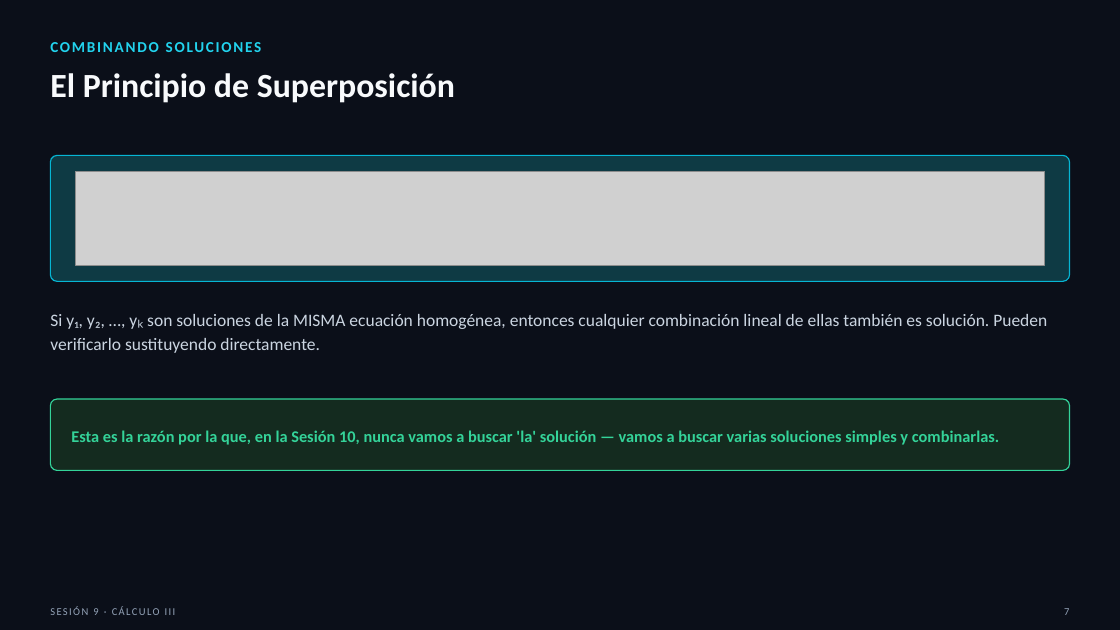
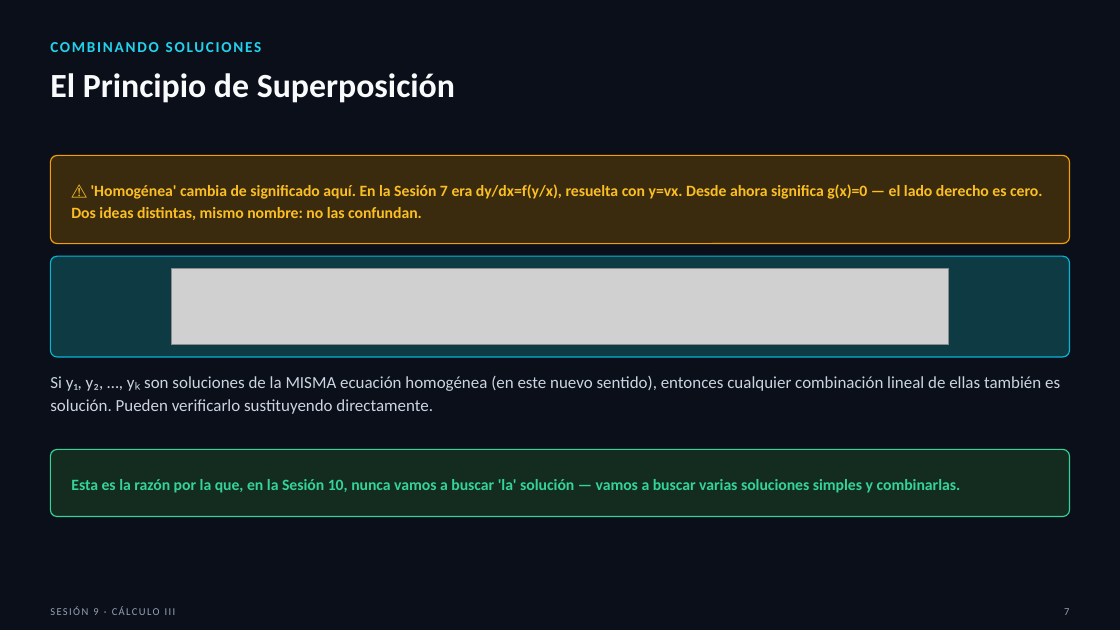
Before and after one commit to SernaEd/FirmsSimulationClass, a slide deck: slide 7 of sesion9/Sesion9_Teoria_Preliminar.pptx. Drawn at 1120x630 pixels with LibreOffice and Linux fonts; fonts in the diff are those of the drawing; grey boxes stand for pictures. Boxes give left, top, right and bottom in pixels: in the first picture for what was removed or moved away, otherwise in the second. Text is boxed around its words. In the diff, an @@ line names an element or a change of style, - is before the commit and + after.

```diff
--- a/sesion9/Sesion9_Teoria_Preliminar.pptx
+++ b/sesion9/Sesion9_Teoria_Preliminar.pptx
@@ rounded rectangle added at [50, 155, 1070, 244], fill #3A2A0E, outline #F59E0B 1 pt @@
@@ text added at [71, 184, 1042, 220], 13.5 pt, text #FBBF24, bold @@
+⚠ 'Homogénea' cambia de significado aquí. En la Sesión 7 era dy/dx=f(y/x), resuelta con y=vx. Desde ahora significa g(x)=0 — el lado derecho es cero. Dos ideas distintas, mismo nombre: no las confundan.
@@ rounded rectangle at [50, 256, 1070, 357]: proportions changed @@
@@ rounded rectangle: place and size @@
-rounded rectangle at [50, 155, 1070, 281]
+rounded rectangle at [50, 256, 1070, 357]
@@ picture: place and size @@
-picture at [76, 171, 1044, 266]
+picture at [171, 269, 949, 344]
@@ text at [50, 376, 1060, 414]: text changed; size 15 to 14.5 pt @@
-Si y₁, y₂, …, yₖ son soluciones de la MISMA ecuación homogénea, entonces cualquier combinación lineal de ellas también es solución. Pueden verificarlo sustituyendo directamente.
+Si y₁, y₂, …, yₖ son soluciones de la MISMA ecuación homogénea (en este nuevo sentido), entonces cualquier combinación lineal de ellas también es solución. Pueden verificarlo sustituyendo directamente.
@@ rounded rectangle: place and size @@
-rounded rectangle at [50, 399, 1070, 471]
+rounded rectangle at [50, 450, 1070, 517]
@@ rounded rectangle at [50, 450, 1070, 517]: proportions changed @@
@@ text "Esta es la razón por ...": place and size @@
-text "Esta es la razón por ..." at [71, 430, 999, 445]
+text "Esta es la razón por ..." at [71, 479, 961, 493]
@@ text "Esta es la razón por ..." at [71, 479, 961, 493]: size 14 to 13.5 pt @@
```
Also in this commit, not shown: 2 other files.
